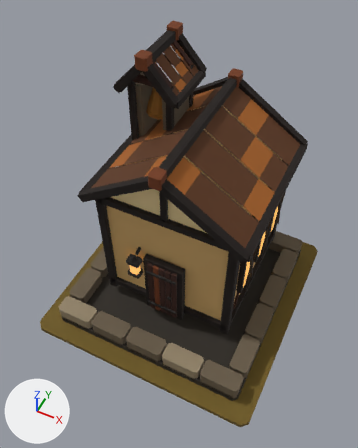
The glTF model art/chapel_t4/chapel_t4.glb, before and after one commit.
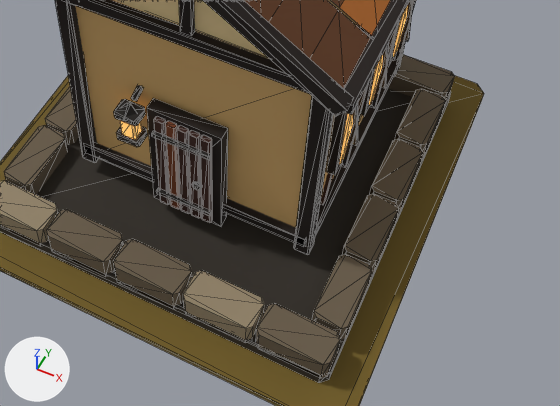
Each version is shown whole from a camera (50 mm lens) standing at (1.35, -2.9, 4.63) and looking at (-0.02, -0.15, 1.19), then close up on the part from 19% to 100% of the width and 45% to 92% of the height. The lights are fixed; the arrows at lower left show +X, +Y and +Z. The older version's two pictures come first. The close-ups show mesh edges as thin lines.

The scene before the commit, as lines of its bpy script (objects in view):
```python
me_mmr___chapel___t04_architecture_mesh_001 = bpy.data.meshes.new('MMR | chapel | T04 Architecture Mesh.001')
me_mmr___chapel___t04_architecture_mesh_001.from_pydata(...)  # 1314 vertices, 2068 faces; spans x -1.0..1.0, y -1.0..1.03, z 0.0..2.55
# faces by material slot: [2004, 64]
me_mmr___chapel___t04_architecture_mesh_001.materials.append(mat_mmr___shared_palette_atlas)  # picture img_mmr_shared_color_palette_64
me_mmr___chapel___t04_architecture_mesh_001.materials.append(mat_mmr___amber)  # orange #ffc06a, glowing orange #daa459
me_mmr___chapel___tier_04_ground_mesh_001 = bpy.data.meshes.new('MMR | chapel | Tier 04 Ground Mesh.001')
me_mmr___chapel___tier_04_ground_mesh_001.from_pydata(...)  # 16 vertices, 28 faces; spans x -1.17..1.17, y -1.17..1.17, z -0.05..0.0
me_mmr___chapel___tier_04_ground_mesh_001.materials.append(mat_mmr___shared_palette_atlas)  # picture img_mmr_shared_color_palette_64
ob_mmr___chapel___t04_architecture_001 = bpy.data.objects.new('MMR | chapel | T04 Architecture.001', me_mmr___chapel___t04_architecture_mesh_001)
ob_mmr___chapel___t04_architecture_001.location = (0.0, 0.0, 0.05)
ob_mmr___chapel___tier_04_ground_001 = bpy.data.objects.new('MMR | chapel | Tier 04 Ground.001', me_mmr___chapel___tier_04_ground_mesh_001)
ob_mmr___chapel___tier_04_ground_001.location = (0.0, 0.0, 0.05)
```
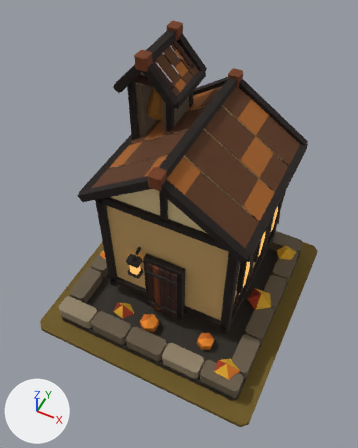
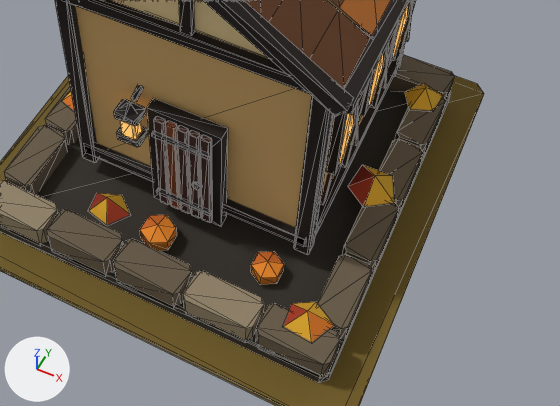
Location of each change, [x1, y1, x2, y2] in pixels of the close-ups (560 x 406 px):
```json
{"object": "MMR | chapel | T04 Autumn Dressing.001", "change": "added", "after": [62, 83, 444, 342]}
```

Edits to the scene script, one JSON object a line:
```json
{"op": "add", "block": "me_mmr___chapel___t04_autumn_dressing_001", "code": ["me_mmr___chapel___t04_autumn_dressing_001 = bpy.data.meshes.new('MMR | chapel | T04 Autumn Dressing.001')", "me_mmr___chapel___t04_autumn_dressing_001.from_pydata(...)  # 56 vertices, 61 faces; spans x -0.99..0.98, y -0.93..0.85, z 0.08..0.32", "me_mmr___chapel___t04_autumn_dressing_001.materials.append(mat_mmr___shared_palette_atlas)  # picture img_mmr_shared_color_palette_64"]}
{"op": "add", "block": "ob_mmr___chapel___t04_autumn_dressing_001", "code": ["ob_mmr___chapel___t04_autumn_dressing_001 = bpy.data.objects.new('MMR | chapel | T04 Autumn Dressing.001', me_mmr___chapel___t04_autumn_dressing_001)", "ob_mmr___chapel___t04_autumn_dressing_001.location = (0.0, 0.0, 0.05)"]}
```
